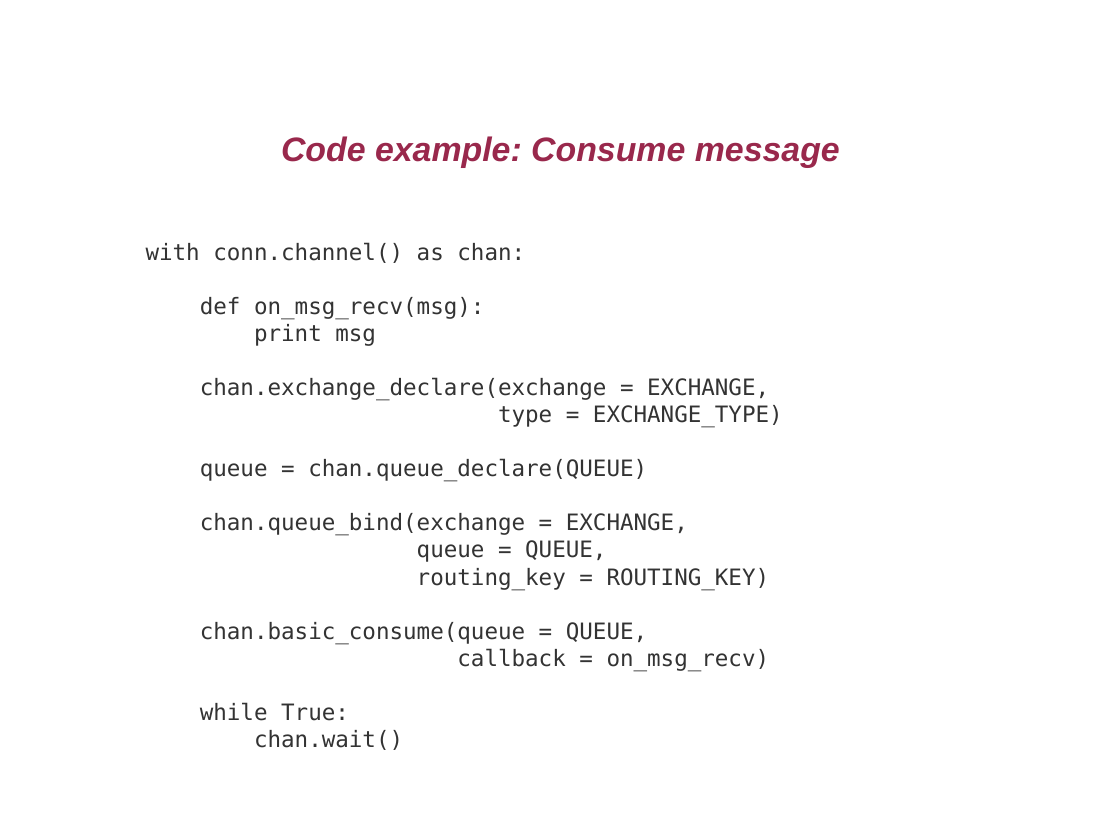
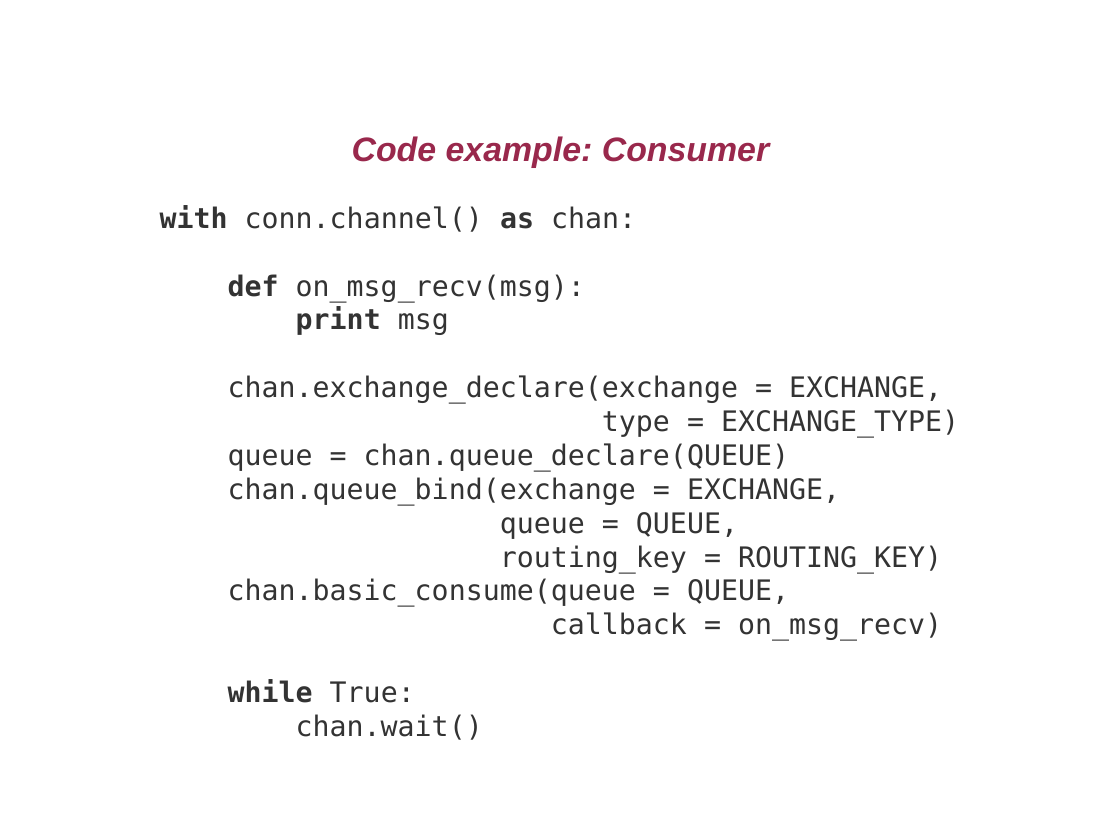
Before and after one commit to AlexanderAA/nzpug, a slide deck: slide 9 of jul2011/slides/slides.odp. Drawn at 1120x840 pixels with LibreOffice and Linux fonts; fonts in the diff are those of the drawing; background and template pictures are left out. Boxes give left, top, right and bottom in pixels: in the first picture for what was removed or moved away, otherwise in the second. Text is boxed around its words. In the diff, an @@ line names an element or a change of style, - is before the commit and + after.

```diff
--- a/jul2011/slides/slides.odp
+++ b/jul2011/slides/slides.odp
@@ title at [352,136,769,168]: text changed @@
-Code example: Consume message
+Code example: Consumer
@@ text "with conn.channel() as chan:": place and size @@
-text "with conn.channel() as chan:" at [146,242,783,750]
+text "with conn.channel() as chan:" at [160,205,959,740]
@@ text "with conn.channel() as chan:" at [160,205,959,740]: size 16 to 20 pt; bold on in "with as", "def", "print", "while" @@
```
Also in this commit, not shown: 7 other slides changed, 2 other files.
